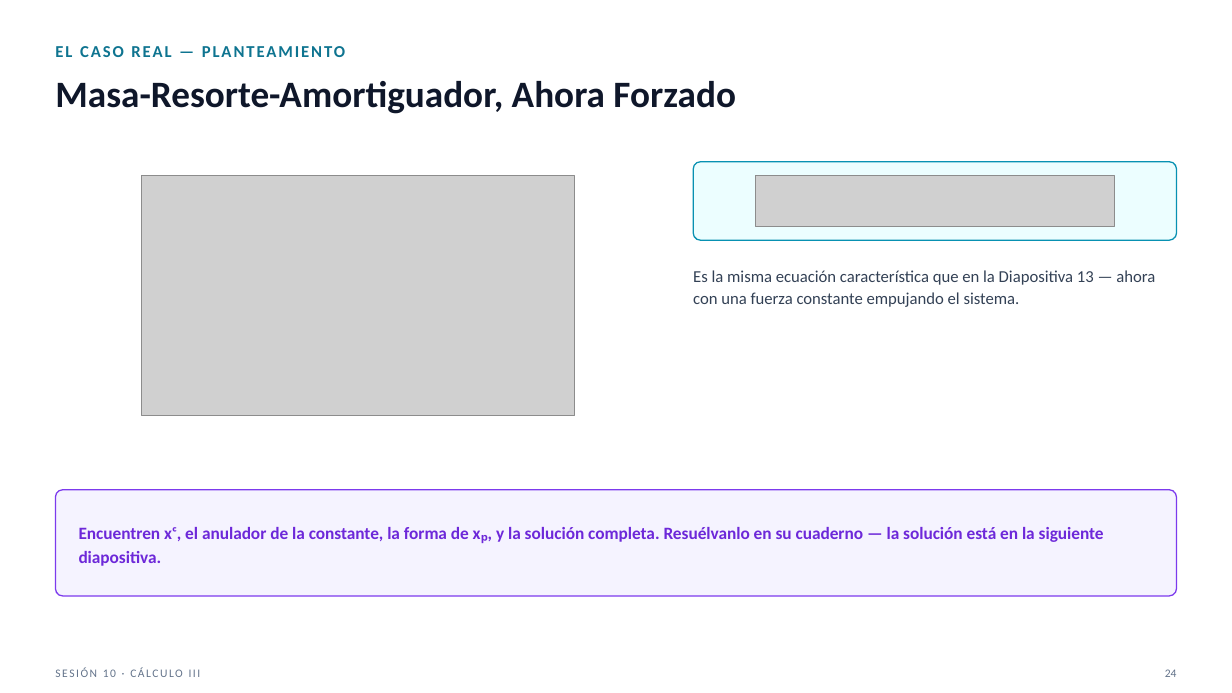
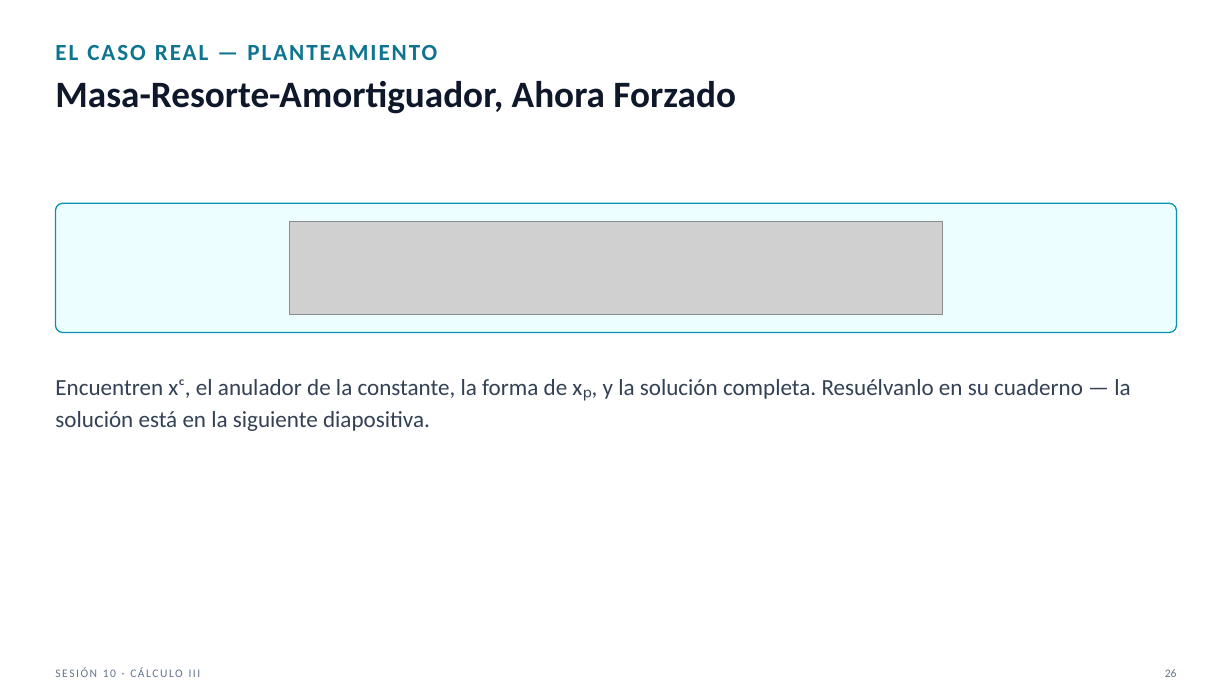
Before and after one commit to SernaEd/FirmsSimulationClass, a slide deck: slide 26 of sesion10/Sesion10_Metodos_de_Solucion_Claro.pptx (slide 24 before the commit). Drawn at 1232x693 pixels with LibreOffice and Linux fonts; fonts in the diff are those of the drawing; grey boxes stand for pictures. Boxes give left, top, right and bottom in pixels: in the first picture for what was removed or moved away, otherwise in the second. Text is boxed around its words. In the diff, an @@ line names an element or a change of style, - is before the commit and + after.

```diff
--- a/sesion10/Sesion10_Metodos_de_Solucion_Claro.pptx
+++ b/sesion10/Sesion10_Metodos_de_Solucion_Claro.pptx
@@ text "EL CASO REAL — PLANTEAMIENTO" at (x1=55, y1=45, x2=437, y2=60): size 13 to 18 pt @@
@@ picture removed at (x1=141, y1=176, x2=575, y2=416) @@
@@ rounded rectangle removed at (x1=693, y1=162, x2=1177, y2=240) @@
@@ rounded rectangle added at (x1=55, y1=203, x2=1177, y2=333), fill #ECFEFF, outline #0891B2 1 pt @@
@@ picture resized from (x1=755, y1=176, x2=1115, y2=226) to (x1=289, y1=222, x2=943, y2=314) @@
@@ text removed at (x1=693, y1=270, x2=1155, y2=307) @@
-Es la misma ecuación característica que en la Diapositiva 13 — ahora con una fuerza constante empujando el sistema.
@@ text "Encuentren xᶜ, el anulador de ..." moved from (x1=79, y1=527, x2=1104, y2=566) to (x1=55, y1=379, x2=1130, y2=431) @@
@@ text "Encuentren xᶜ, el anulador de ..." at (x1=55, y1=379, x2=1130, y2=431): size 13.5 to 18 pt, text colour #6D28D9 to #334155, bold off; line spacing 1.15 to 1.12; vertical alignment middle to top @@
@@ rounded rectangle removed at (x1=55, y1=490, x2=1177, y2=596) @@
@@ text at (x1=1165, y1=669, x2=1177, y2=677): text changed @@
-24
+26
```
Also in this commit, not shown: 26 other slides changed, 2 slides added, 2 other files.
